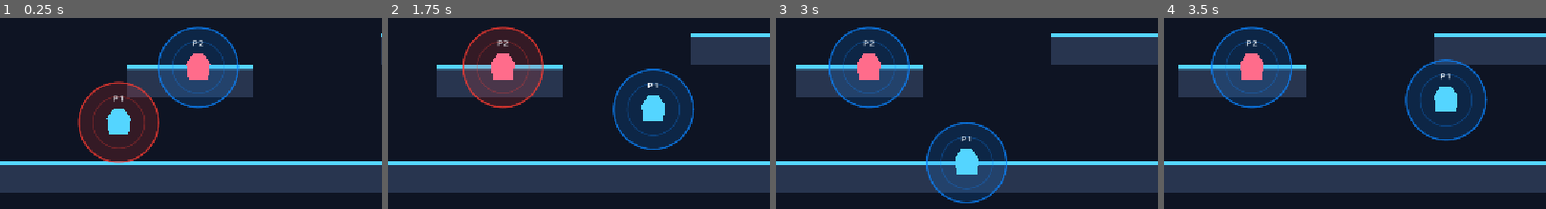
Above: before the commit, frames 1-4 (left to right).
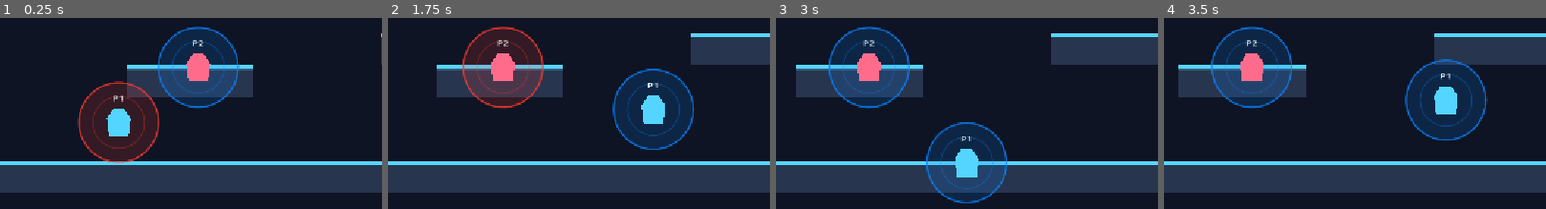
Above: after the commit, the same moments.

Repository: marioxaxa/amizadetudo
Game: Godot game, scene res://node_2d.tscn
The game is run twice, just before and just after one commit, with the same random seed, the same clock (stepped at 60 frames per second) and the same inputs.
Inputs:
- Up to frame 1 (0.25 s): no input
- Up to frame 2 (1.75 s): tap Enter (p2_toggle_polarity) at 0.5 s; hold D (p1_right) from 0.53 s (still down); tap Shift (p1_toggle_polarity) at 0.6 s; tap Space (p1_jump) at 0.77, 1.52 s; tap Left (p2_left) at 1.35 s
- Up to frame 3 (3 s): release D (p1_right) at 2.03 s; hold A (p1_left) 2.03-2.78 s; tap Right (p2_right) at 2.1 s; hold D (p1_right) from 2.78 s (still down); tap Enter (p2_toggle_polarity) at 2.85 s
- Up to frame 4 (3.5 s): keep holding D (p1_right); tap Space (p1_jump) at 3.02 s
The pictures show only the part of the screen within x 29-79%, y 50-100%; the shares and areas given below are measured in that part.

The runs differ from the first frame. In frame 1, less than 0.1% of the frame differs, in the area x 28-55%, y 30-62%; in frame 2, 0.1%, in the area x 27-73%, y 26-56%; in frame 3, 0.1%; in frame 4, 0.1%.

Commit message:
refactor: update player collision shape to use ConvexPolygonShape2D and enhance diagonal repulsion mechanics

Diff:
--- a/amizadetudo/player.tscn
+++ b/amizadetudo/player.tscn
@@ -2,17 +2,17 @@
 
 [ext_resource type="Script" path="res://scripts/character_body_2d.gd" id="1_player"]
 
-[sub_resource type="RectangleShape2D" id="RectangleShape2D_player"]
-size = Vector2(30, 42)
+[sub_resource type="ConvexPolygonShape2D" id="ConvexPolygonShape2D_player"]
+points = PackedVector2Array(-15, 21, -18, -6, -8, -21, 8, -21, 18, -6, 15, 21)
 
 [node name="Player" type="CharacterBody2D"]
 script = ExtResource("1_player")
 
 [node name="CollisionShape2D" type="CollisionShape2D" parent="."]
-shape = SubResource("RectangleShape2D_player")
+shape = SubResource("ConvexPolygonShape2D_player")
 
 [node name="Visual" type="Polygon2D" parent="."]
-polygon = PackedVector2Array(-15, 18, -18, -6, -8, -21, 8, -21, 18, -6, 15, 18)
+polygon = PackedVector2Array(-15, 21, -18, -6, -8, -21, 8, -21, 18, -6, 15, 21)
 color = Color(0.333, 0.839, 1, 1)
 
 [node name="Nameplate" type="Label" parent="."]
--- a/amizadetudo/scripts/character_body_2d.gd
+++ b/amizadetudo/scripts/character_body_2d.gd
@@ -203,21 +203,40 @@
 				var top_player: CharacterBody2D = self if global_position.y < other_player.global_position.y else other_player
 				var bottom_player: CharacterBody2D = other_player if top_player == self else self
 
-				# Player on top receives a huge super jump launch!
-				top_player.velocity.y = -super_jump_speed
-				top_player.velocity.x = -dir.x * 350.0 if top_player == self else dir.x * 350.0
-
-				# Player below is pushed firmly downward
-				bottom_player.velocity.y = stacked_push_down_speed
-				bottom_player.velocity.x = -dir.x * 350.0 if bottom_player == self else dir.x * 350.0
+				# Directional launch calculation based on relative position on head
+				var dx: float = top_player.global_position.x - bottom_player.global_position.x
+				var side := signf(dx)
+				if is_zero_approx(side):
+					side = 1.0 if player_index == 1 else -1.0
+
+				var launch_dir: Vector2
+				if absf(dx) <= 6.0:
+					# Centered on the flat part of the head: purely vertical launch
+					launch_dir = Vector2(0.0, -1.0)
+					top_player.velocity.x = 0.0
+					top_player.velocity.y = -super_jump_speed
+					bottom_player.velocity.x = 0.0
+					bottom_player.velocity.y = stacked_push_down_speed
+				else:
+					# On diagonal chamfer: directional diagonal launch
+					var offset_ratio: float = clampf((absf(dx) - 6.0) / 12.0, 0.0, 1.0)
+					var lateral_ratio: float = 0.35 + 0.40 * offset_ratio
+					launch_dir = Vector2(side * lateral_ratio, -1.0).normalized()
+
+					top_player.velocity = launch_dir * super_jump_speed
+					bottom_player.velocity.x = -side * (absf(top_player.velocity.x) * 0.45)
+					bottom_player.velocity.y = stacked_push_down_speed
+
+				top_player.play_repulsion_burst_effect(-launch_dir)
+				bottom_player.play_repulsion_burst_effect(launch_dir)
 			else:
 				velocity.x = -dir.x * horizontal_burst_speed
 				other_player.velocity.x = dir.x * horizontal_burst_speed
 				velocity.y = minf(velocity.y, horizontal_burst_lift)
 				other_player.velocity.y = minf(other_player.velocity.y, horizontal_burst_lift)
 
-			play_repulsion_burst_effect(-dir)
-			other_player.play_repulsion_burst_effect(dir)
+				play_repulsion_burst_effect(-dir)
+				other_player.play_repulsion_burst_effect(dir)
 
 	queue_redraw()
 	return true
--- a/amizadetudo/tests/test_magnet.gd
+++ b/amizadetudo/tests/test_magnet.gd
@@ -15,6 +15,8 @@
 	failures += test_vertical_repulsion_burst()
 	failures += test_mid_air_jump_push()
 	failures += test_stacked_super_jump()
+	failures += test_stacked_diagonal_repulsion()
+	failures += test_player_collision_shape()
 
 	if failures > 0:
 		print("FAILED: %d tests failed" % failures)
@@ -416,3 +418,73 @@
 	p1.free()
 	p2.free()
 	return err
+
+
+func test_stacked_diagonal_repulsion() -> int:
+	print("Testing stacked diagonal repulsion (offset on sloped head)...")
+	var player_script = load("res://scripts/character_body_2d.gd")
+	var p1 = player_script.new()
+	var p2 = player_script.new()
+	p1.set_other_player(p2)
+	p2.set_other_player(p1)
+	p1.polarity = p1.Polarity.NORTH
+	p2.polarity = p2.Polarity.SOUTH
+
+	# Offset to the right (x=112 vs x=100 -> dx = +12px)
+	p1.position = Vector2(112, 160)
+	p2.position = Vector2(100, 200)
+
+	var err := 0
+	p1.update_glued_state()
+	p2.update_glued_state()
+	err += assert_true(p1.is_glued == true, "players are glued when offset on diagonal top")
+
+	# P1 toggles polarity (triggers diagonal repulsion launch)
+	p1.toggle_polarity()
+	err += assert_true(p1.velocity.x > 300.0, "p1 on right diagonal is launched right (velocity.x > 300)")
+	err += assert_true(p1.velocity.y < -700.0, "p1 is launched upward (velocity.y < -700)")
+	err += assert_true(p2.velocity.x < -100.0, "p2 bottom player receives opposite horizontal recoil")
+	err += assert_true(p2.velocity.y > 300.0, "p2 bottom player receives downward push")
+
+	p1.free()
+	p2.free()
+
+	# Test left diagonal offset (dx = -12px)
+	p1 = player_script.new()
+	p2 = player_script.new()
+	p1.set_other_player(p2)
+	p2.set_other_player(p1)
+	p1.polarity = p1.Polarity.NORTH
+	p2.polarity = p2.Polarity.SOUTH
+	p1.position = Vector2(88, 160)
+	p2.position = Vector2(100, 200)
+	p1.update_glued_state()
+	p1.toggle_polarity()
+	err += assert_true(p1.velocity.x < -300.0, "p1 on left diagonal is launched left (velocity.x < -300)")
+	err += assert_true(p1.velocity.y < -700.0, "p1 on left diagonal is launched upward (velocity.y < -700)")
+
+	p1.free()
+	p2.free()
+	return err
+
+
+func test_player_collision_shape() -> int:
+	print("Testing player collision shape matches diagonal edges...")
+	var scene = load("res://player.tscn")
+	var instance = scene.instantiate()
+	var err := 0
+
+	var col_shape = instance.get_node_or_null("CollisionShape2D")
+	var col_polygon = instance.get_node_or_null("CollisionPolygon2D")
+
+	var has_diagonal_collision := false
+	if col_polygon != null:
+		has_diagonal_collision = col_polygon.polygon.size() > 4
+	elif col_shape != null and col_shape.shape is ConvexPolygonShape2D:
+		var points = (col_shape.shape as ConvexPolygonShape2D).points
+		has_diagonal_collision = points.size() > 4
+
+	err += assert_true(has_diagonal_collision, "player collision has diagonal chamfered shape with > 4 points")
+
+	instance.free()
+	return err
